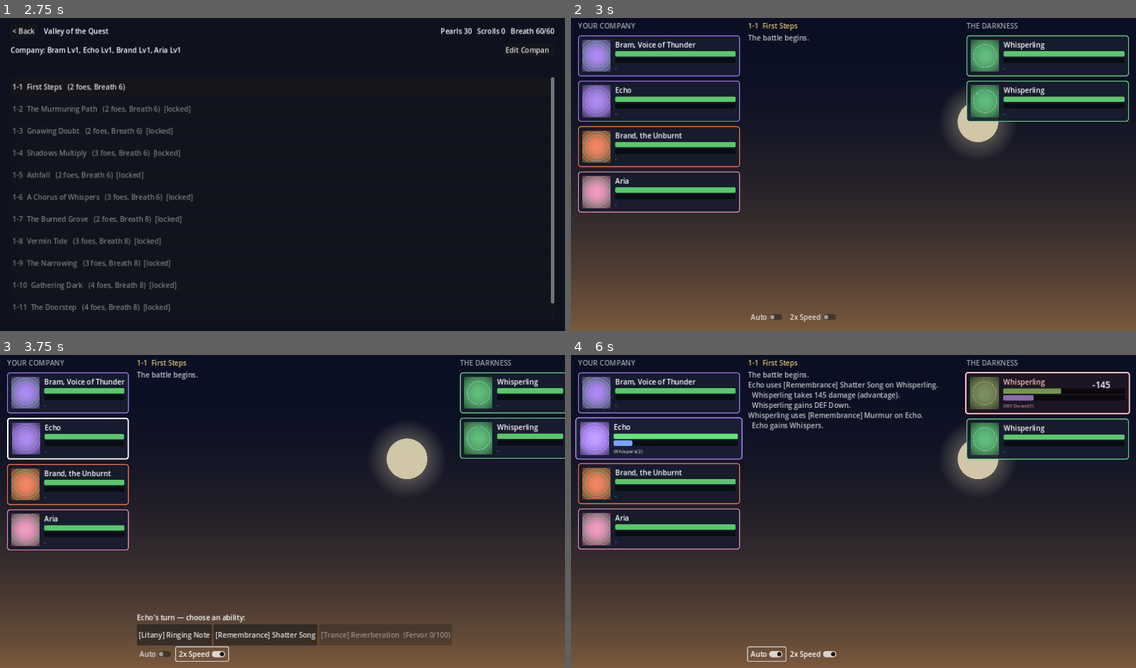
Above: before the commit, frames 1-4 (two rows, left to right).
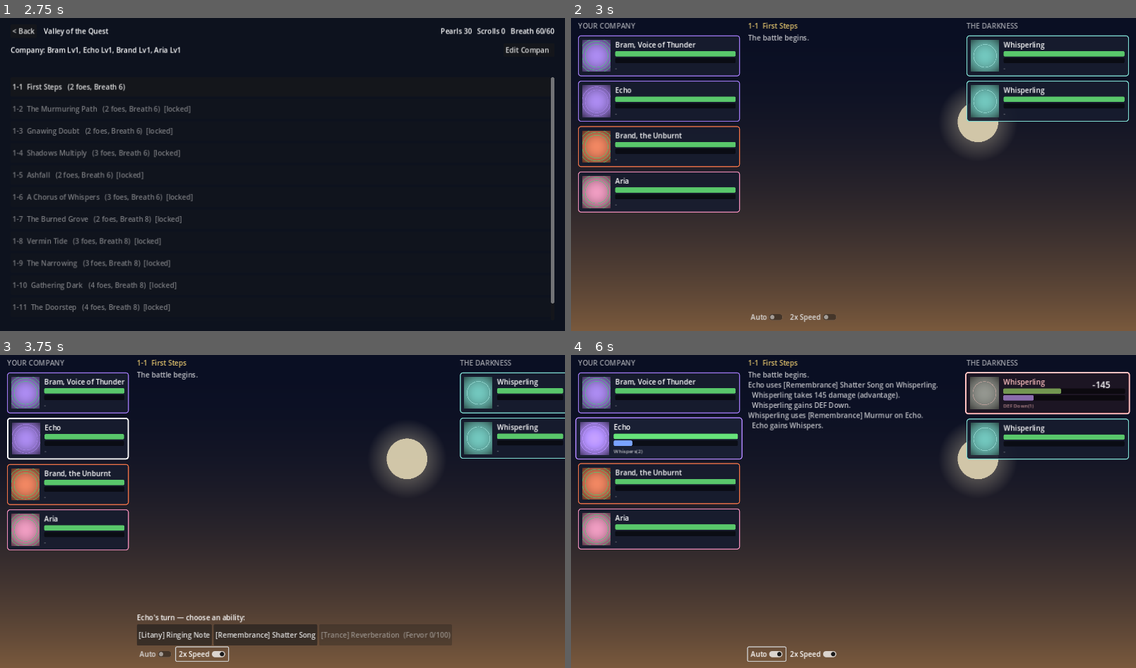
Above: after the commit, the same moments.

Repository: Muhammadan92/SufiGacha
Game: Godot game, scene res://scenes/main.tscn
The game is run twice, just before and just after one commit, with the same random seed, the same clock (stepped at 60 frames per second) and the same inputs.
Inputs:
- Up to frame 1 (2.75 s): click "Journey" at 0.5 s; click "Edit Company" at 1.25 s; click "Confirm Company" at 2 s
- Up to frame 2 (3 s): click "1-1 First Steps (2 foes, Brea…" at 2.75 s
- Up to frame 3 (3.75 s): click "Auto" at 3.5 s
- Up to frame 4 (6 s): click "[Litany] Ringing Note" at 4.25 s; click "[Remembrance] Shatter Song" at 5 s; click "Auto" at 5.75 s

Frame 1 is identical in both runs. In frame 2, 1.4% of the frame differs, in the area x 70-99%, y 5-34%; in frame 3, 1.3%; in frame 4, 1.3%.

Commit message:
Order palette review: Naqshbandi wears deep emerald green
- Heart affinity: warm gold -> deep emerald (strongest order, strongest
  color — coherent with Luminary rarity green)
- Wind: green -> sky turquoise (cedes green, suits the Turning Sky)
- Sea: -> deeper royal blue (stays distinct from turquoise)
- Fixes latent near-collision: Heart gold vs Suhrawardi yellow vs UI accent;
  Suhrawardi is now the only gold-family order color
- GDD sec 2: signature-color column added to the orders table
- Placeholders regenerated with the new palette

Co-Authored-By: Claude Fable 5 <noreply@anthropic.com>

Diff:
--- a/scripts/core/enums.gd
+++ b/scripts/core/enums.gd
@@ -75,13 +75,16 @@
 
 ## Signature color per affinity — used by battle cards, placeholder art,
 ## and VFX tinting, so the whole game keys off one table.
+## Naqshbandi wears deep emerald: the strongest order carries the strongest
+## color (see RARITY_COLORS rationale). Only Suhrawardi sits in the
+## yellow/gold family, keeping it distinct from the UI accent gold.
 const AFFINITY_COLORS := {
-	Affinity.HEART: Color(0.93, 0.83, 0.53),      # warm gold
+	Affinity.HEART: Color(0.16, 0.66, 0.4),       # deep emerald green
 	Affinity.THUNDER: Color(0.62, 0.47, 0.94),    # violet
 	Affinity.EMBER: Color(0.94, 0.45, 0.28),      # burnt orange
-	Affinity.WIND: Color(0.42, 0.83, 0.55),       # green
-	Affinity.SEA: Color(0.35, 0.62, 0.93),        # sea blue
+	Affinity.WIND: Color(0.5, 0.87, 0.83),        # sky turquoise
+	Affinity.SEA: Color(0.27, 0.52, 0.95),        # deep royal blue
 	Affinity.HARMONY: Color(0.93, 0.55, 0.72),    # rose
-	Affinity.LIGHT: Color(0.98, 0.91, 0.45),      # bright yellow
+	Affinity.LIGHT: Color(0.98, 0.91, 0.45),      # radiant yellow
 	Affinity.CORRUPTION: Color(0.48, 0.22, 0.55), # bruised purple
 }
Binary file changed: assets/art/units/dylan/icon.png
Binary file changed: assets/art/units/dylan/portrait.png
Binary file changed: assets/art/units/gale/icon.png
Binary file changed: assets/art/units/gale/portrait.png
Binary file changed: assets/art/units/isla/icon.png
Binary file changed: assets/art/units/isla/portrait.png
Binary file changed: assets/art/units/rowan/icon.png
Binary file changed: assets/art/units/rowan/portrait.png
Binary file changed: assets/art/units/seren/icon.png
Binary file changed: assets/art/units/seren/portrait.png
Binary file changed: assets/art/units/vale/icon.png
Binary file changed: assets/art/units/vale/portrait.png
(and 3 more such lines)
